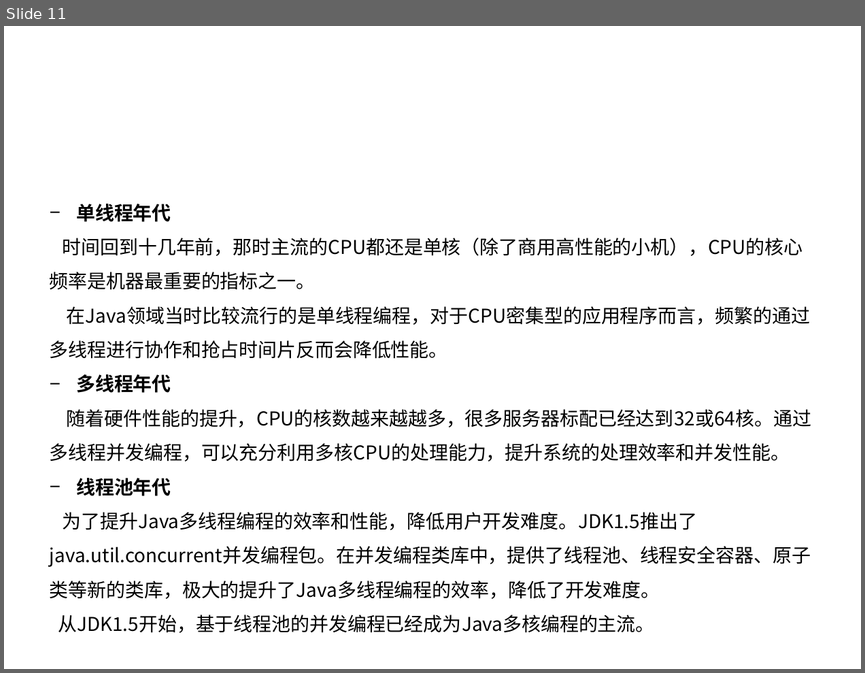
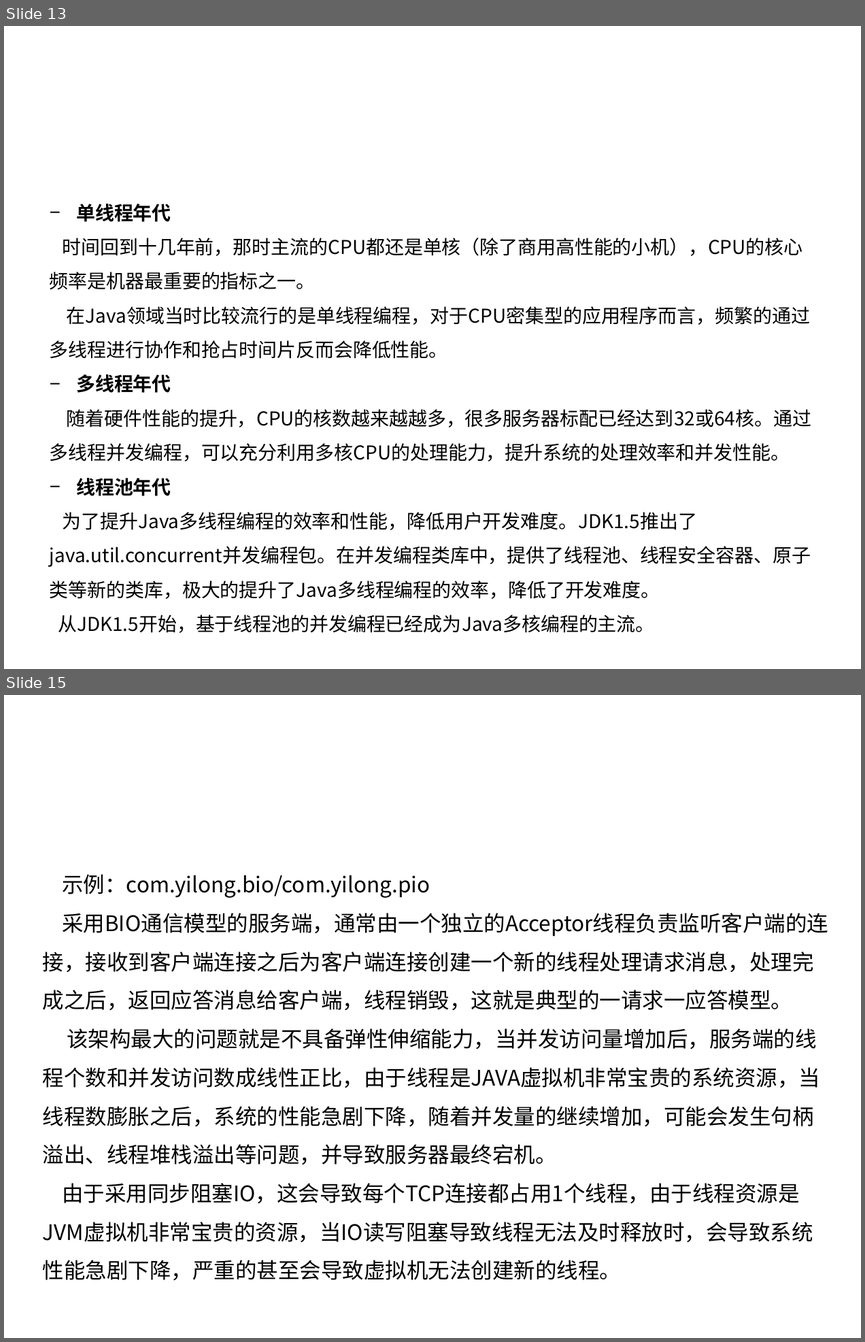
Before and after one commit to yilong7797/01-document, a slide deck: 05-netty/netty.pptx. Shown one above the other, each under a label of ours: slide 11 before the commit, slides 13 and 15 after it; the slides between them are not shown. The pictures are 865x673 and 865x1342 pixels, drawn with LibreOffice and Linux fonts; fonts in the diff are those of the drawing; background and template pictures are left out. Boxes give left, top, right and bottom in pixels: in the first picture for what was removed or moved away, otherwise in the second. Text is boxed around its words. In the diff, an @@ line names an element or a change of style, - is before the commit and + after.

```diff
--- a/05-netty/netty.pptx
+++ b/05-netty/netty.pptx
@@ slide 15 added at (4,695,861,1338), background picture (left out) @@
@@ title added at (47,721,818,773), 32 pt, text #FFFFFF @@
+线程模型 – 传统BIO
@@ text added at (43,874,828,1280), 18 pt, text #000000 @@
+示例：com.yilong.bio/com.yilong.pio
+采用BIO通信模型的服务端，通常由一个独立的Acceptor线程负责监听客户端的连接，接收到客户端连接之后为客户端连接创建一个新的线程处理请求消息，处理完成之后，返回应答消息给客户端，线程销毁，这就是典型的一请求一应答模型。
+该架构最大的问题就是不具备弹性伸缩能力，当并发访问量增加后，服务端的线程个数和并发访问数成线性正比，由于线程是JAVA虚拟机非常宝贵的系统资源，当线程数膨胀之后，系统的性能急剧下降，随着并发量的继续增加，可能会发生句柄溢出、线程堆栈溢出等问题，并导致服务器最终宕机。
+由于采用同步阻塞IO，这会导致每个TCP连接都占用1个线程，由于线程资源是JVM虚拟机非常宝贵的资源，当IO读写阻塞导致线程无法及时释放时，会导致系统性能急剧下降，严重的甚至会导致虚拟机无法创建新的线程。
@@ what was slide 11 is now slide 13 @@
```
Also in this commit, not shown: 14 other slides changed, 20 other slides added, 18 slides removed, 1 other file.
